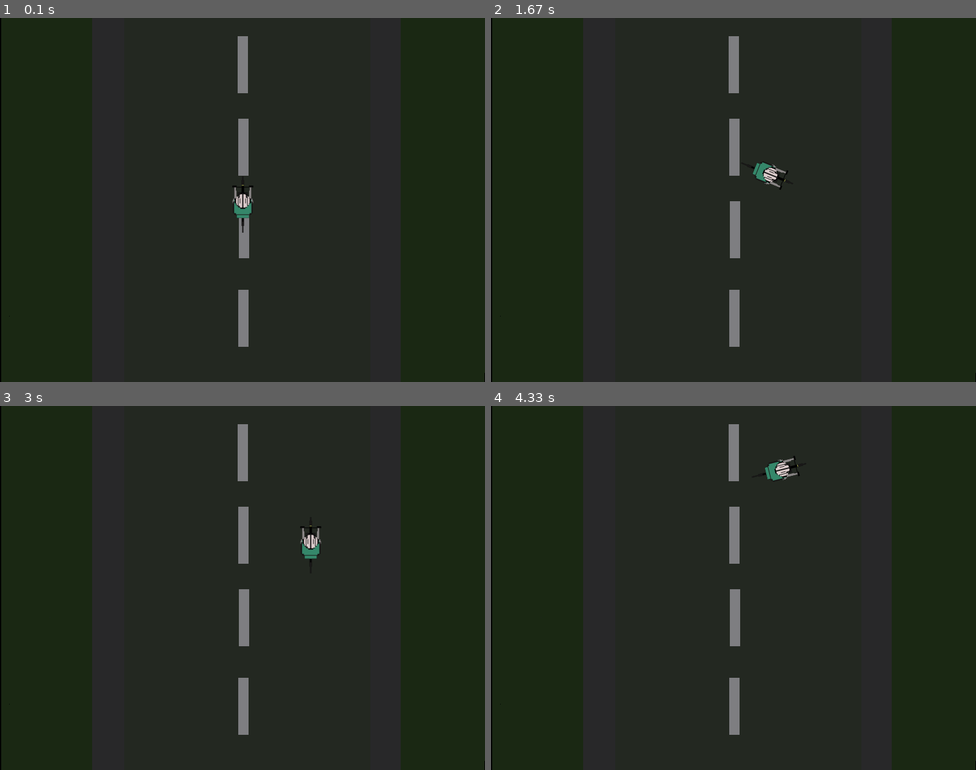
Above: before the commit, frames 1-4 (two rows, left to right).
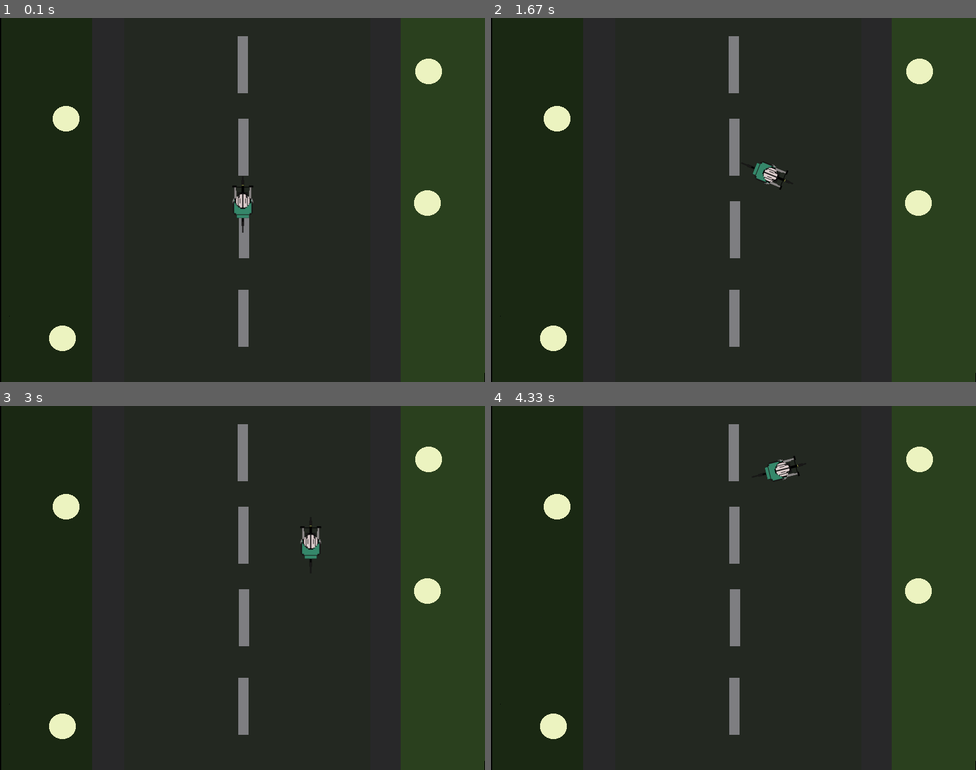
Above: after the commit, the same moments.

Repository: dcaulwell164/pygame_uber
Game: pygame game, started from uber_game/__main__.py
Two runs of this game, one before a commit and one after it. Both use one fixed random seed, a clock stepped at 60 frames per second and the inputs below.
Inputs:
- Up to frame 1 (0.1 s): no input
- Up to frame 2 (1.67 s): hold D 0.33-0.8 s; hold W 0.83-1.13 s; hold D 1.17-1.63 s
- Up to frame 3 (3 s): hold A 1.67-2.2 s; hold S 2.23-2.53 s; hold A 2.57-2.97 s
- Up to frame 4 (4.33 s): hold W 3-3.37 s; hold D 3.4-4.03 s; hold S from 4.07 s (still down)

The runs differ from the first frame. In frame 1, 1.2% of the frame differs, in the area x 10-92%, y 11-92%; in frame 2, 1.2%; in frame 3, 1.2%; in frame 4, 1.2%.

Commit message:
add ambience stuff

Diff:
--- a/uber_game/game.py
+++ b/uber_game/game.py
@@ -1,6 +1,7 @@
 import pygame
 from utils import load_sprite
 from models import Rider
+from mixer import Mixer
 
 class Game:
     def __init__(self):
@@ -9,6 +10,10 @@
         self.background = load_sprite("road", False)
         self.clock = pygame.time.Clock()
         self.rider = Rider((400,300))
+        self.mixer = Mixer()
+        self.mixer.play_sound("bike_sound", 0.3, -1)
+        self.mixer.play_sound("city_sound", 0.1, -1)
+        self.mixer.play_sound("musiq", 0.01, -1)
 
     def main_loop(self):
         while True:
@@ -19,6 +24,8 @@
     def _init_pygame(self):
         pygame.init()
         pygame.display.set_caption("space game")
+
+
 
     def _handle_input(self):
         for event in pygame.event.get():
--- /dev/null
+++ b/uber_game/mixer.py
@@ -0,0 +1,19 @@
+
+import pygame
+class Mixer:
+    def __init__(self):
+        pygame.mixer.init()
+        self.channelsUsed = 0
+
+    def play_sound(self, name, volume, repeat):
+        path = f"assets/sounds/{name}.mp3"
+
+        sound = pygame.mixer.Sound(path)
+        sound.set_volume(volume)
+        sound.play(repeat)
+
+    # channel = self.channelsUsed
+
+    # pygame.mixer.music.load(path)
+    # pygame.mixer.Channel(channel).music.play(repeat)
+    #
--- a/uber_game/utils.py
+++ b/uber_game/utils.py
@@ -1,3 +1,4 @@
+import pygame
 from pygame.image import load
 from pygame.math import Vector2
 
@@ -10,6 +11,7 @@
     else:
         return loaded_sprite.convert()
 
+
 def wrap_position(position, surface):
     x, y = position
     w, h = surface.get_size()
Binary file changed: assets/sprites/road.png
Binary file added: assets/sprites/streetlight_left.png
Binary file added: assets/sprites/streetlight_right.png
Not shown, added: assets/sounds/bike_sound.mp3
Not shown, added: assets/sounds/city_sound.mp3
Not shown, added: assets/sounds/musiq.mp3
